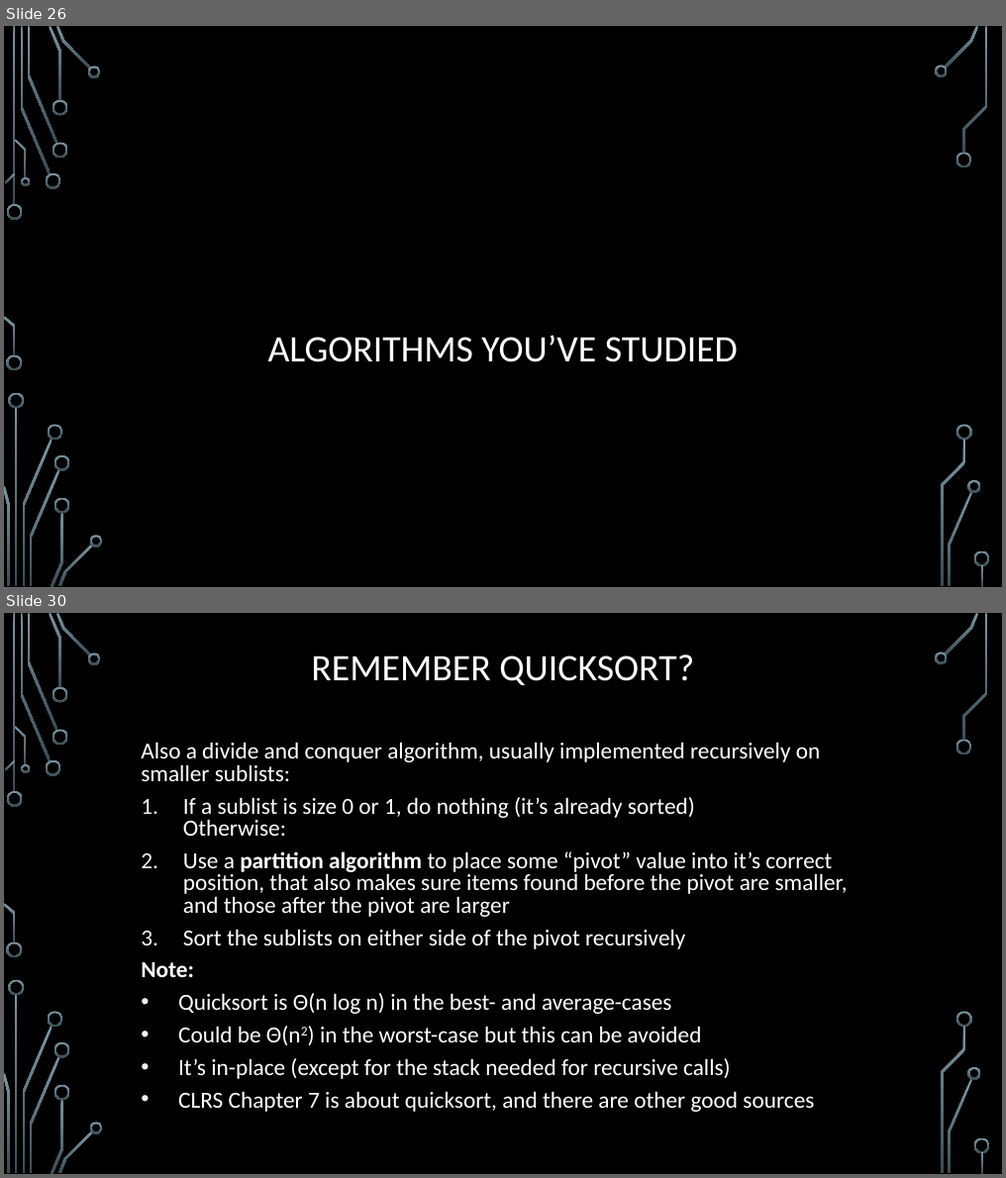
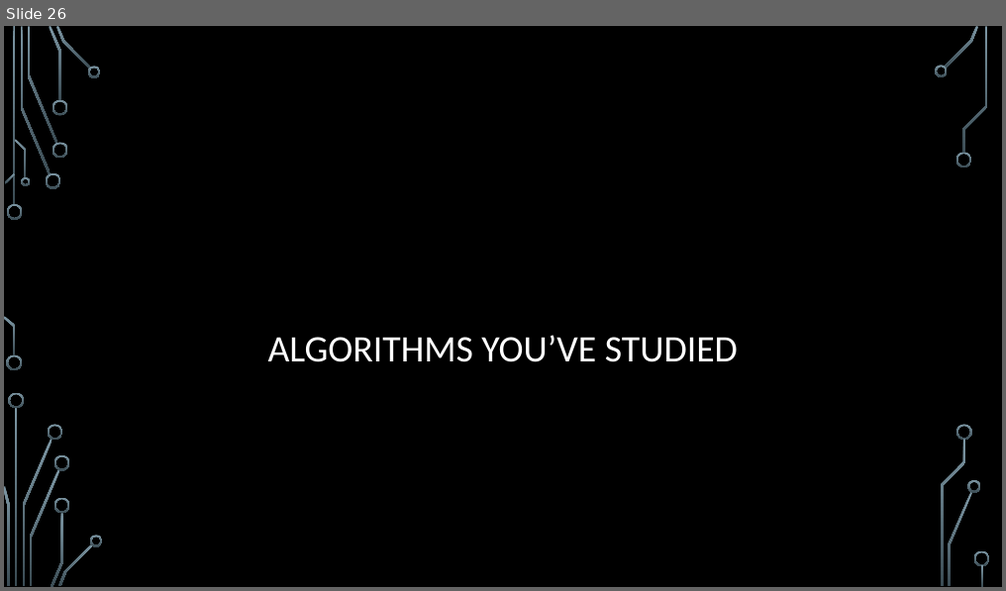
Before and after one commit to markfloryan/dsa2, a slide deck: slides/00-Review.pptx. Shown one above the other, each under a label of ours: slides 26 and 30 before the commit, slide 26 after it; the slides between them are not shown. The pictures are 1006x1178 and 1006x591 pixels, drawn with LibreOffice and Linux fonts; fonts in the diff are those of the drawing; background and template pictures are left out. Boxes give left, top, right and bottom in pixels: in the first picture for what was removed or moved away, otherwise in the second. Text is boxed around its words. In the diff, an @@ line names an element or a change of style, - is before the commit and + after.

```diff
--- a/slides/00-Review.pptx
+++ b/slides/00-Review.pptx
@@ slide 30 removed at [4,613,1002,1174], background picture (left out); not listed: 36 template elements that a slide beside it also shows @@
@@ title removed at [311,655,694,685] @@
-REMEMBER QUICKSORT?
@@ text removed at [141,742,847,1112] @@
-Also a divide and conquer algorithm, usually implemented recursively on smaller sublists:
-1. If a sublist is size 0 or 1, do nothing (it’s already sorted)
-   Otherwise:
-2. Use a partition algorithm to place some “pivot” value into it’s correct position, that also makes sure items found before the pivot are smaller, and those after the pivot are larger
-3. Sort the sublists on either side of the pivot recursively
-Note:
-• Quicksort is Θ(n log n) in the best- and average-cases
-• Could be Θ(n2) in the worst-case but this can be avoided
-• It’s in-place (except for the stack needed for recursive calls)
-• CLRS Chapter 7 is about quicksort, and there are other good sources
```
Also in this commit, not shown: 9 slides changed, 6 slides added, 4 other slides removed, 2 other files.
